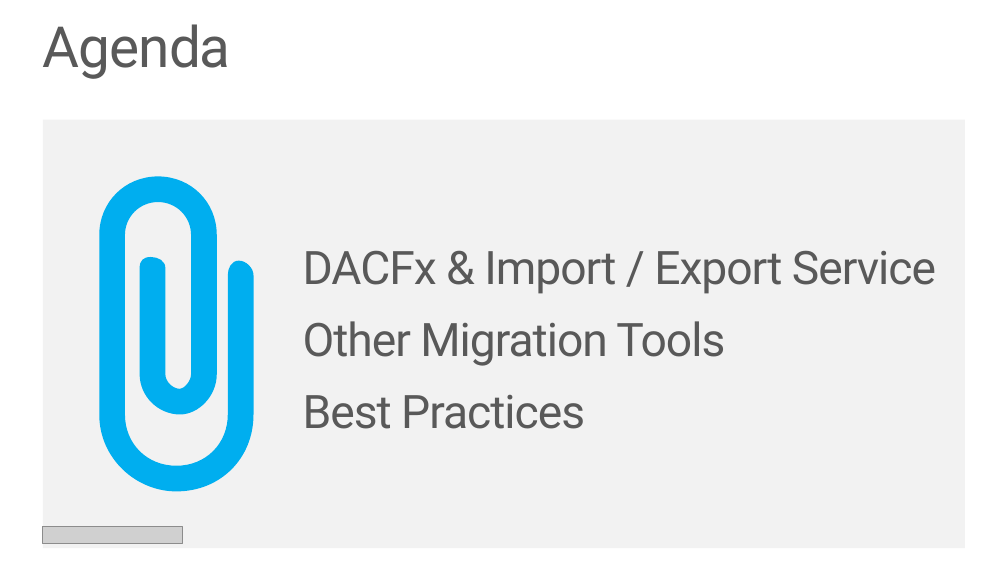
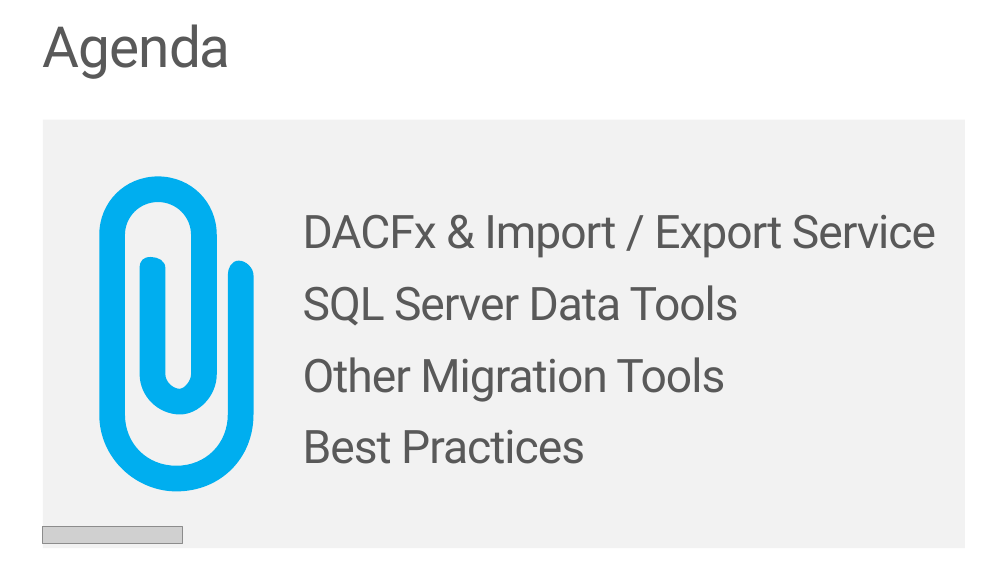
Before and after one commit to tanleittl/PRESENTATION-SQLDatabaseMigration, a slide deck: slide 2 of SQLDatabaseMigration.pptx. Drawn at 1008x567 pixels with LibreOffice and Linux fonts; fonts in the diff are those of the drawing; grey boxes stand for pictures. Boxes give left, top, right and bottom in pixels: in the first picture for what was removed or moved away, otherwise in the second. Text is boxed around its words. In the diff, an @@ line names an element or a change of style, - is before the commit and + after.

```diff
--- a/SQLDatabaseMigration.pptx
+++ b/SQLDatabaseMigration.pptx
@@ text "DACFx & Import / Export ...": place and size @@
-text "DACFx & Import / Export ..." at box(303, 250, 936, 429)
+text "DACFx & Import / Export ..." at box(303, 214, 936, 464)
@@ text at box(303, 285, 739, 325): paragraph added @@
+SQL Server Data Tools
```
Also in this commit, not shown: 6 other slides changed, 5 slides added, 6 slides removed.
